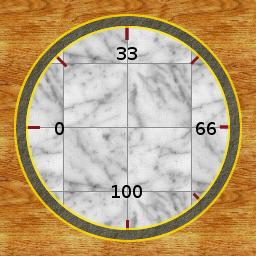
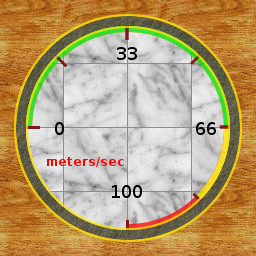
Revision of a layered 256 x 256 image; what changed, layer by layer:
painted on "scale" over left=47, top=157, right=124, bottom=167
renamed "100" to "Neue Ebene#5", opacity 100% → 75%, moved it above "Neue Ebene#3", painted on it over left=18, top=23, right=238, bottom=236
